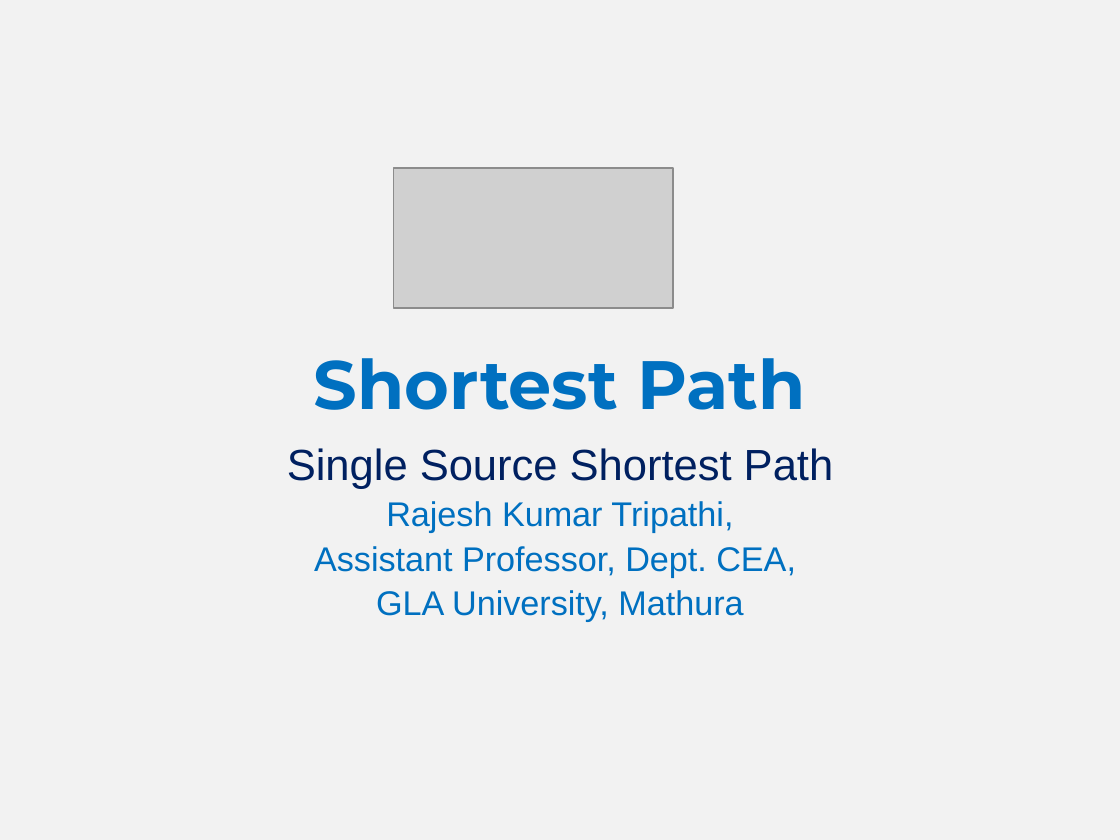
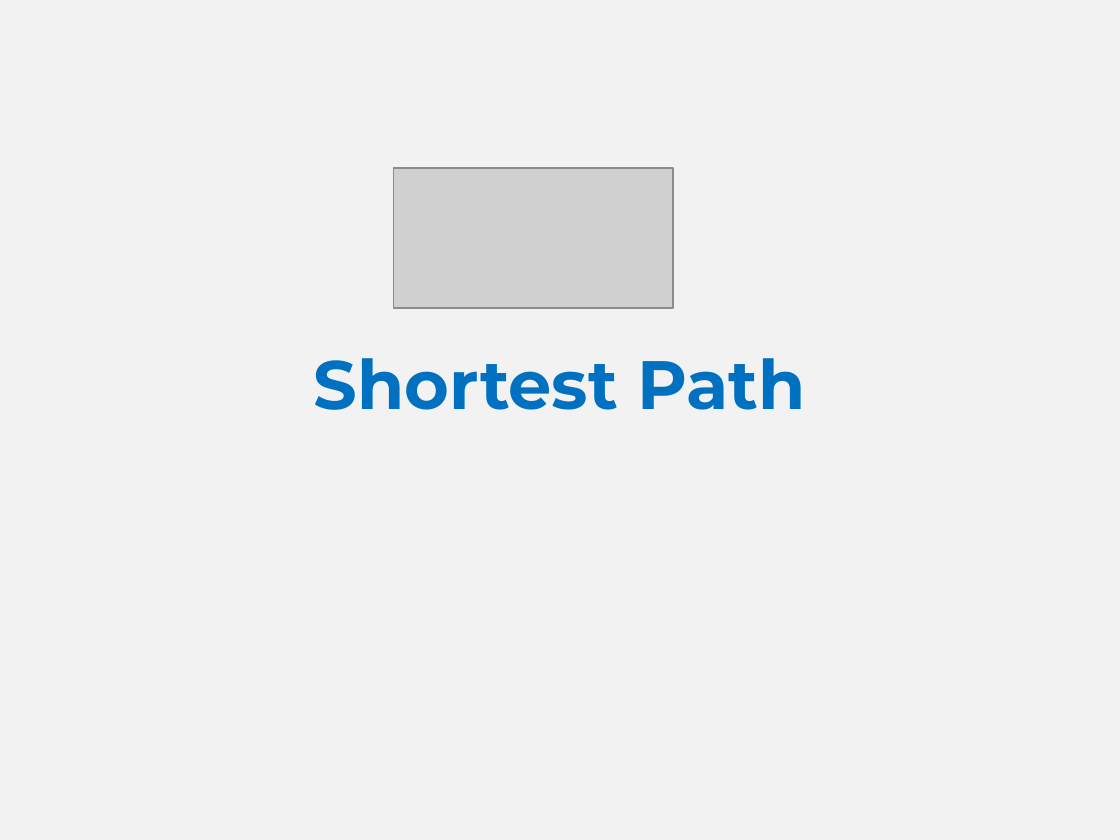
Before and after one commit to kushagra0207/Design-And-Analysis-Of-Algorithms, a slide deck: slide 1 of Lecture_05_Bellman Ford.pptx. Drawn at 1120x840 pixels with LibreOffice and Linux fonts; fonts in the diff are those of the drawing; grey boxes stand for pictures. Boxes give left, top, right and bottom in pixels: in the first picture for what was removed or moved away, otherwise in the second. Text is boxed around its words. In the diff, an @@ line names an element or a change of style, - is before the commit and + after.

```diff
--- a/Lecture_05_Bellman Ford.pptx
+++ b/Lecture_05_Bellman Ford.pptx
@@ subtitle removed at box(287, 448, 834, 622) @@
-Single Source Shortest Path
-Rajesh Kumar Tripathi,
-Assistant Professor, Dept. CEA,
-GLA University, Mathura
```
Also in this commit, not shown: 9 other files.
